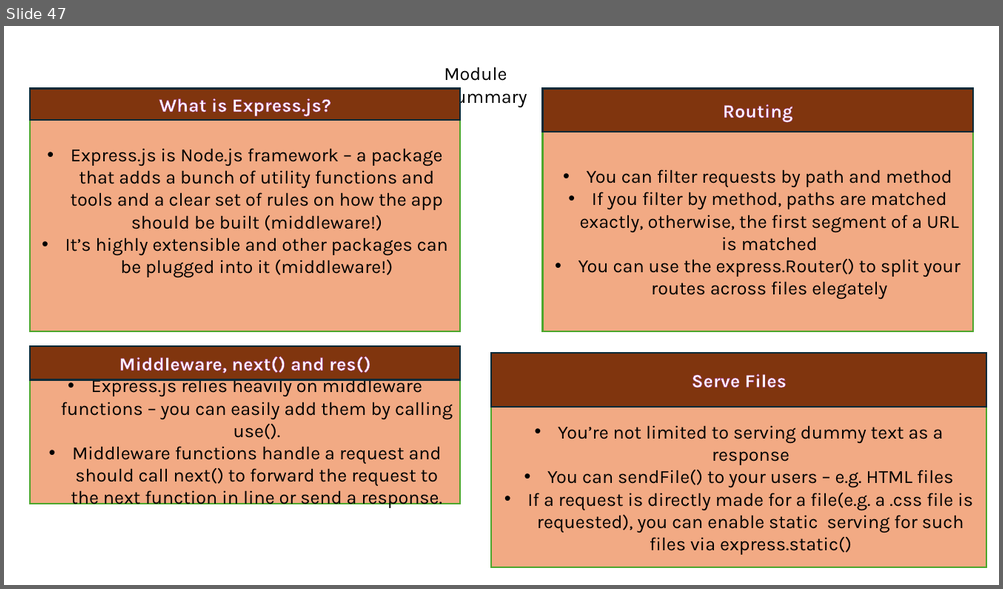
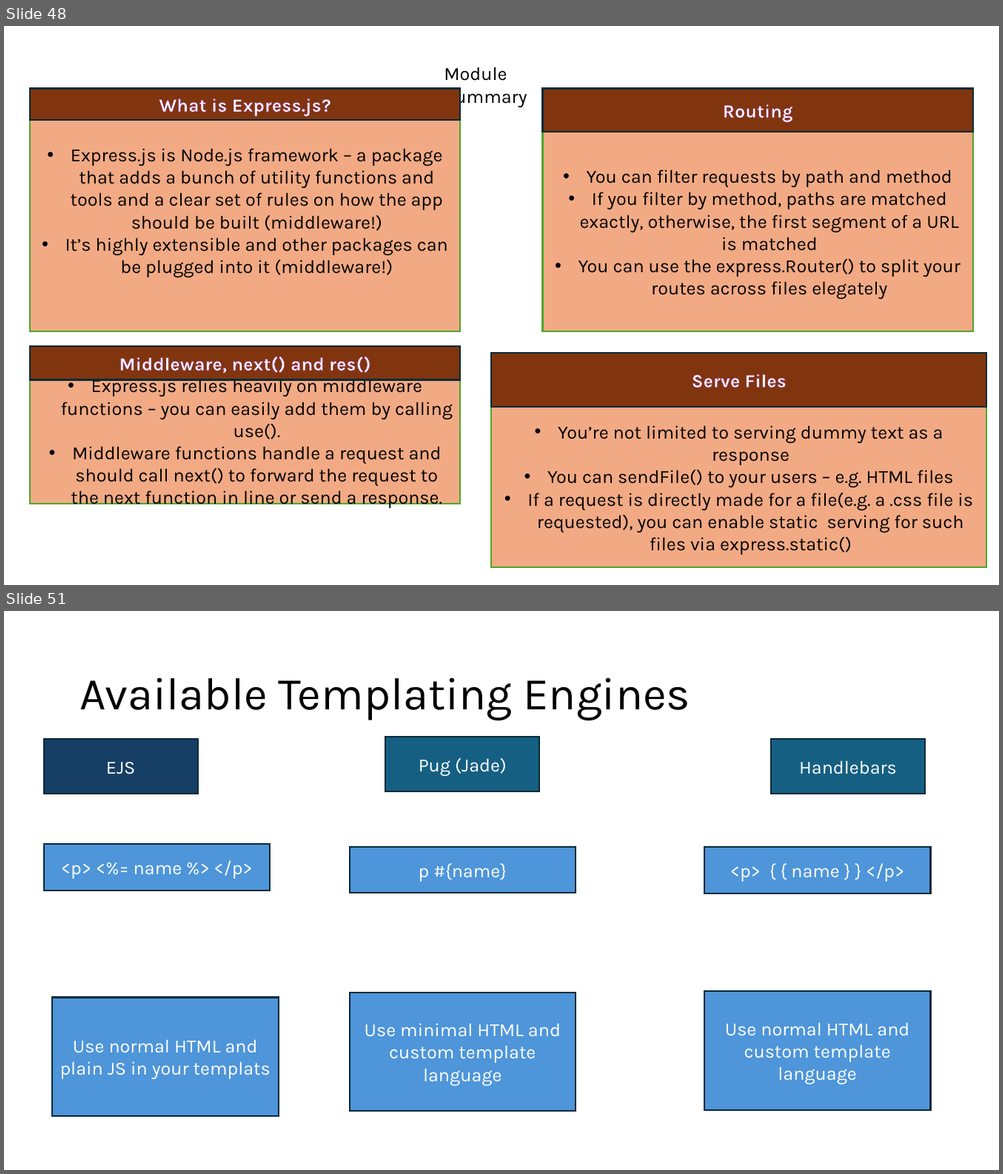
Before and after one commit to PiyushChaturvedii/Batch05, a slide deck: node/Nodejs.pptx. Shown one above the other, each under a label of ours: slide 47 before the commit, slides 48 and 51 after it; the slides between them are not shown. The pictures are 1003x589 and 1003x1174 pixels, drawn with LibreOffice and Linux fonts; fonts in the diff are those of the drawing. Boxes give left, top, right and bottom in pixels: in the first picture for what was removed or moved away, otherwise in the second. Text is boxed around its words. In the diff, an @@ line names an element or a change of style, - is before the commit and + after.

```diff
--- a/node/Nodejs.pptx
+++ b/node/Nodejs.pptx
@@ slide 51 added at bbox=[4, 611, 999, 1170], background #FFFFFF @@
@@ title added at bbox=[79, 678, 690, 721], 44 pt, text #000000 @@
+Available Templating Engines
@@ rectangle added at bbox=[43, 739, 197, 794], fill #163E64, outline #092A39 1.5 pt, 18 pt, text #FFFFFF @@
+EJS
@@ rectangle added at bbox=[385, 737, 539, 792], fill #156082, outline #092A39 1.5 pt, 18 pt, text #FFFFFF @@
+Pug (Jade)
@@ rectangle added at bbox=[771, 739, 925, 794], fill #156082, outline #092A39 1.5 pt, 18 pt, text #FFFFFF @@
+Handlebars
@@ rectangle added at bbox=[43, 845, 270, 891], fill #4E95D9, outline #092A39 1.5 pt, 18 pt, text #FFFFFF @@
+<p> <%= name %> </p>
@@ rectangle added at bbox=[350, 847, 575, 893], fill #4E95D9, outline #092A39 1.5 pt, 18 pt, text #FFFFFF @@
+p #{name}
@@ rectangle added at bbox=[704, 848, 930, 894], fill #4E95D9, outline #092A39 1.5 pt, 18 pt, text #FFFFFF @@
+<p> { { name } } </p>
@@ rectangle added at bbox=[53, 997, 279, 1116], fill #4E95D9, outline #092A39 1.5 pt, 18 pt, text #FFFFFF @@
+Use normal HTML and plain JS in your templats
@@ rectangle added at bbox=[350, 993, 575, 1112], fill #4E95D9, outline #092A39 1.5 pt, 18 pt, text #FFFFFF @@
+Use minimal HTML and custom template language
@@ rectangle added at bbox=[704, 991, 930, 1111], fill #4E95D9, outline #092A39 1.5 pt, 18 pt, text #FFFFFF @@
+Use normal HTML and custom template language
@@ what was slide 47 is now slide 48 @@
```
Also in this commit, not shown: 3 other slides added, 1 other file.
